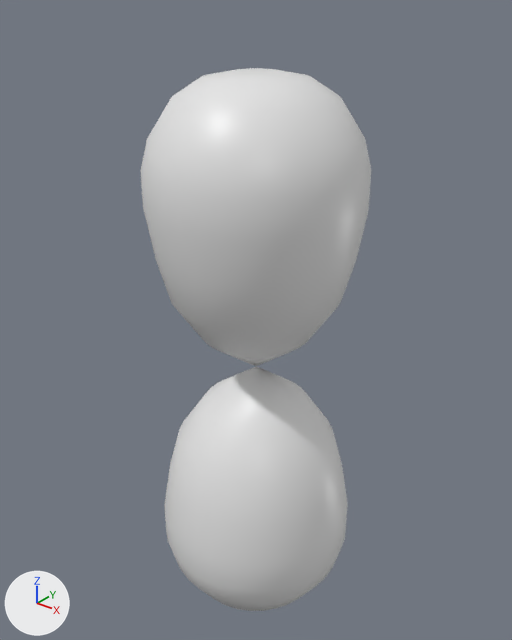
What one commit did to the OBJ model resources/models/p orbital.obj.
The view is the same before and after, from a 50 mm lens placed at (7.02, -8.77, 6.37), pointed at (-0.16, 0.2, 0.81). Every picture has the same lights, and +X, +Y and +Z are marked at lower left. Where no turn or scale is listed for an object, it has been applied to the vertices.
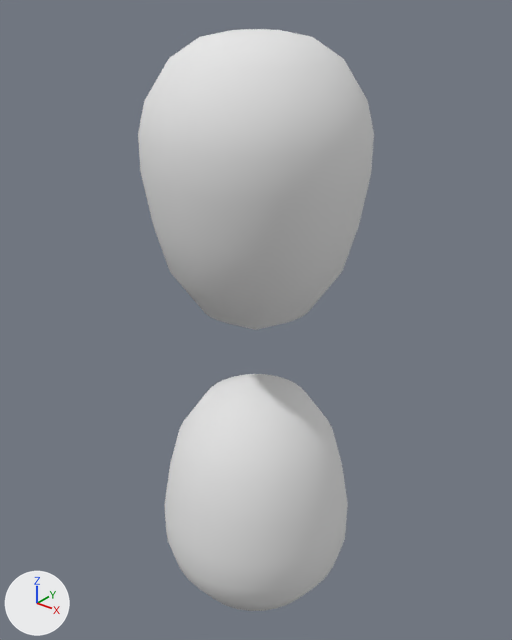
The newer file is also turned or shifted as a whole; pictures and numbers use the older file's frame.

Changed parts and their boxes [x1, y1, x2, y2] in the pictures (512 x 640 px):
'Cylinder', reshaped (7% taller): before [141, 68, 371, 611]; after [138, 29, 374, 611]
part 1 of me_cylinder, added: after [138, 29, 374, 330]
part 2 of me_cylinder, cut back: before [141, 68, 371, 431]; after [203, 374, 309, 431]

What the commit changed:
Material 'Material' (mat_material) is new.
Its base color is (0.8, 0.8, 0.8) (white #e7e7e7).
Its roughness is 1.0.
me_cylinder is used by ob_cylinder; location (0.0, 0.0, 0.0).
me_cylinder had 577 vertices, 1148 faces and spanned x -1.82..1.82, y -1.82..1.82, z -5.08..5.08.
me_cylinder no longer uses material mat_p_orbital_material (white #e7e7e7).
me_cylinder now has 578 vertices, 1148 faces and spans x -1.82..1.82, y -1.82..1.82, z -5.08..5.64.
me_cylinder part 1: a new loose piece of 289 vertices spanning x -1.82..1.82, y -1.82..1.82, z 0.74..5.64, in mat_material (white #e7e7e7).
me_cylinder part 2: 289 vertices removed from x -1.82..1.82, y -1.82..1.82, z 0.0..5.08; 1 vertex added at x 0.0, y 0.0, z -0.18.
me_cylinder now uses material mat_material (white #e7e7e7).
